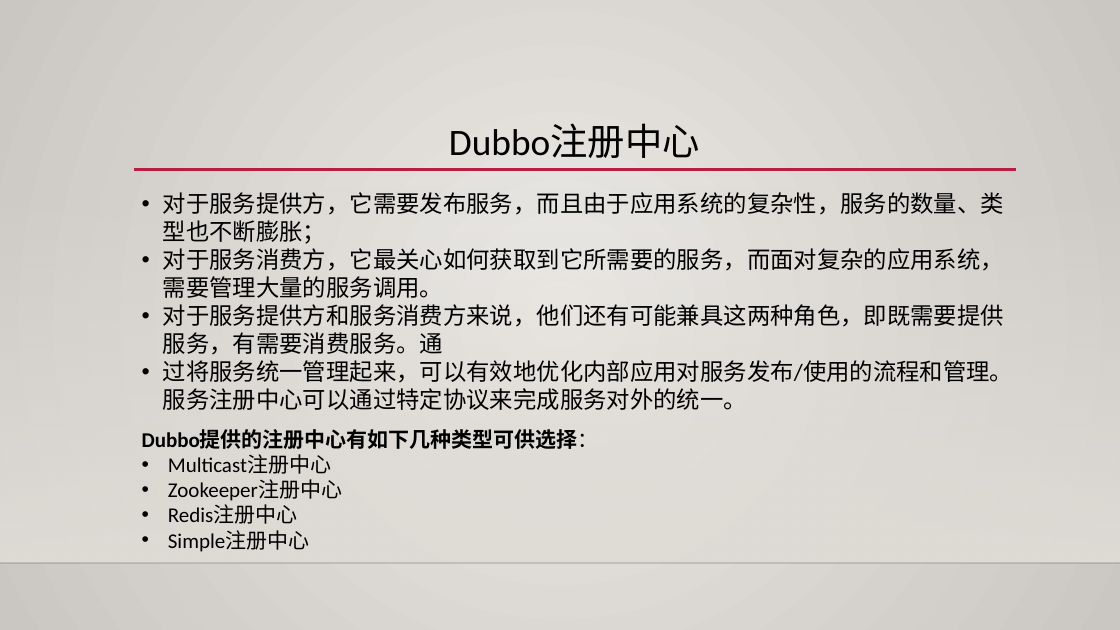
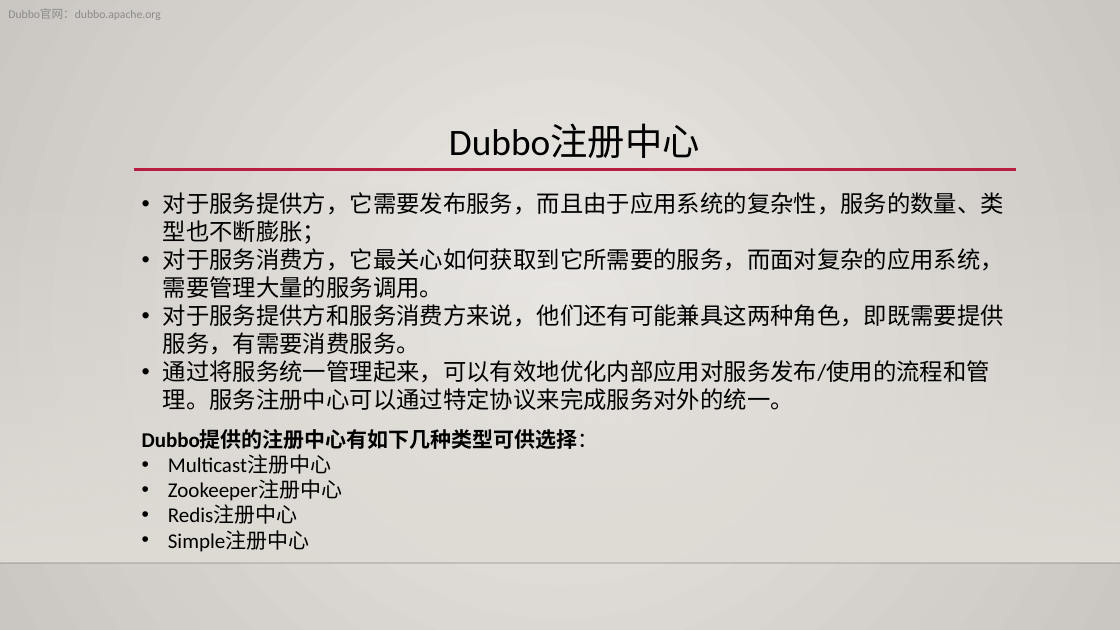
Before and after one commit to fxmayl/dubbo, a slide deck: slide 6 of 微服务架构之Dubbo入门介绍.pptx. Drawn at 1120x630 pixels with LibreOffice and Linux fonts; fonts in the diff are those of the drawing; background and template pictures are left out. Boxes give left, top, right and bottom in pixels: in the first picture for what was removed or moved away, otherwise in the second. Text is boxed around its words. In the diff, an @@ line names an element or a change of style, - is before the commit and + after.

```diff
--- a/微服务架构之Dubbo入门介绍.pptx
+++ b/微服务架构之Dubbo入门介绍.pptx
@@ text added at bbox=[8, 9, 160, 20], 10 pt, text #8C8C8C @@
+Dubbo官网：dubbo.apache.org
@@ text at bbox=[163, 304, 1004, 410]: spaces changed @@
-• 对于服务提供方和服务消费方来说，他们还有可能兼具这两种角色，即既需要提供服务，有需要消费服务。通
-• 过将服务统一管理起来，可以有效地优化内部应用对服务发布/使用的流程和管理。服务注册中心可以通过特定协议来完成服务对外的统一。
+• 对于服务提供方和服务消费方来说，他们还有可能兼具这两种角色，即既需要提供服务，有需要消费服务。
+• 通过将服务统一管理起来，可以有效地优化内部应用对服务发布/使用的流程和管理。服务注册中心可以通过特定协议来完成服务对外的统一。
```
Also in this commit, not shown: 6 other slides changed, 1 slide added.
